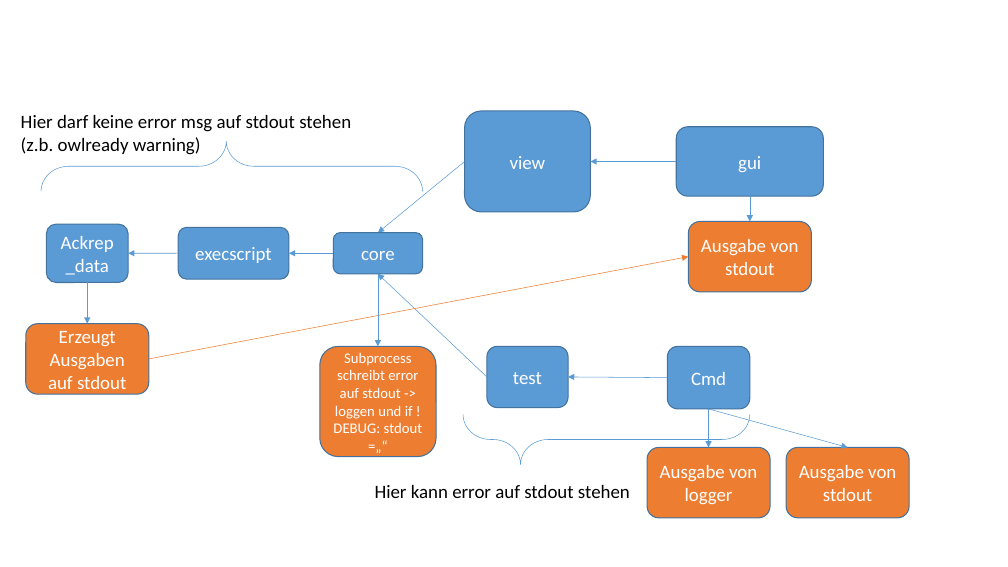
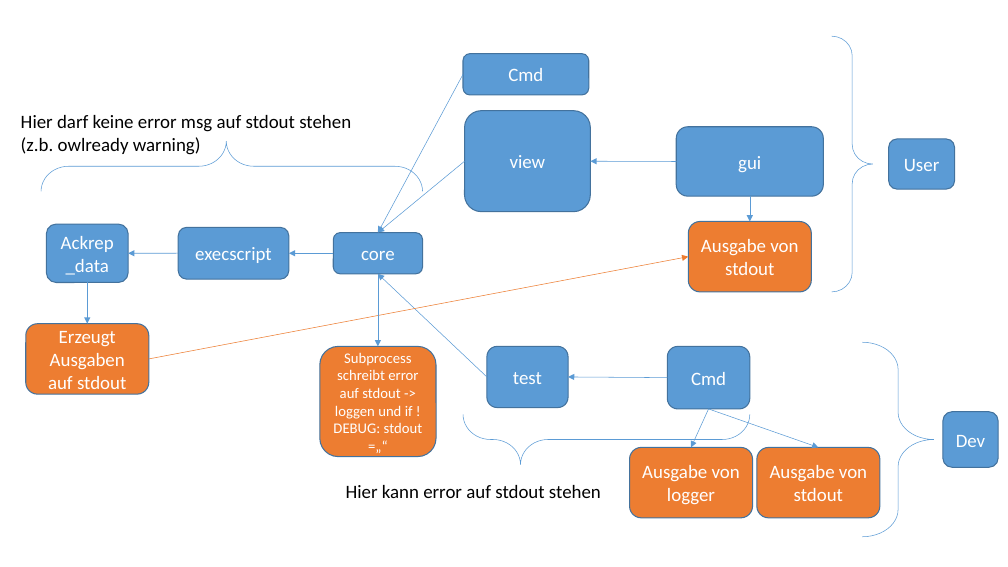
Before and after one commit to ackrep-org/ackrep_core, a slide deck: slide 2 of doc/devdoc/Anforderungen an Fehleranzeige.pptx. Drawn at 1008x567 pixels with LibreOffice and Linux fonts; fonts in the diff are those of the drawing. Boxes give left, top, right and bottom in pixels: in the first picture for what was removed or moved away, otherwise in the second. Text is boxed around its words. In the diff, an @@ line names an element or a change of style, - is before the commit and + after.

```diff
--- a/doc/devdoc/Anforderungen an Fehleranzeige.pptx
+++ b/doc/devdoc/Anforderungen an Fehleranzeige.pptx
@@ rounded rectangle added at <box>463,54,588,95</box>, fill #5B9BD5, outline #43739E 1 pt, 18 pt, text #FFFFFF @@
+Cmd
@@ right brace added at <box>832,36,873,292</box>, outline #5B9BD5 0.5 pt @@
@@ arrow added from (463, 74) to (378, 233), #5B9BD5 0.5 pt @@
@@ rounded rectangle added at <box>889,139,955,189</box>, fill #5B9BD5, outline #43739E 1 pt, 18 pt, text #FFFFFF @@
+User
@@ right brace added at <box>863,343,935,537</box>, outline #5B9BD5 0.5 pt @@
@@ arrow moved from (709, 409) - (709, 448) to (709, 409) - (691, 448) @@
@@ arrow moved from (709, 409) - (848, 448) to (709, 409) - (818, 448) @@
@@ rounded rectangle added at <box>943,412,998,468</box>, fill #5B9BD5, outline #43739E 1 pt, 18 pt, text #FFFFFF @@
+Dev
@@ rounded rectangle "Ausgabe von logger": place and size @@
-rounded rectangle "Ausgabe von logger" at <box>647,448,771,518</box>
+rounded rectangle "Ausgabe von logger" at <box>630,448,753,518</box>
@@ rounded rectangle "Ausgabe von stdout": place and size @@
-rounded rectangle "Ausgabe von stdout" at <box>786,448,910,518</box>
+rounded rectangle "Ausgabe von stdout" at <box>757,448,880,518</box>
@@ text "Hier kann error auf stdout ...": place and size @@
-text "Hier kann error auf stdout ..." at <box>375,485,630,498</box>
+text "Hier kann error auf stdout ..." at <box>346,485,601,498</box>
```
Also in this commit, not shown: 2 other slides changed, 3 other files.
